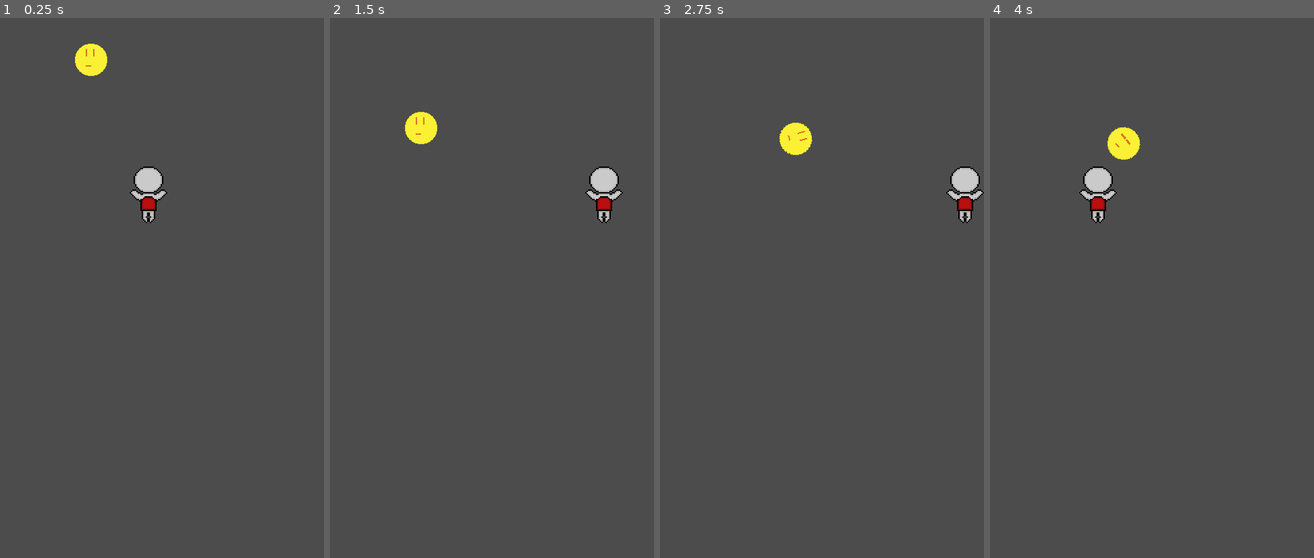
Above: before the commit, frames 1-4 (left to right).
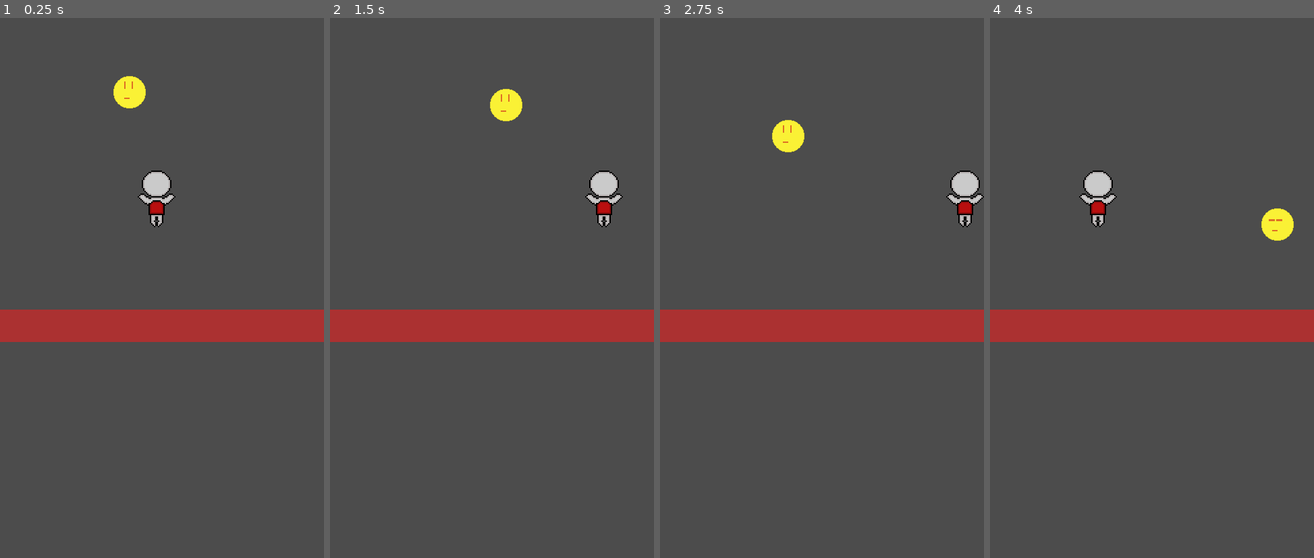
Above: after the commit, the same moments.

Repository: KaufmanDeveloper/gravity-flyer
Game: Godot game, scene res://maps/Test.tscn
The game is run twice, just before and just after one commit, with the same random seed, the same clock (stepped at 60 frames per second) and the same inputs.
Inputs:
- Up to frame 1 (0.25 s): no input
- Up to frame 2 (1.5 s): hold Right (ui_right) 0.53-1.28 s; hold Left (ui_left) from 1.28 s (still down)
- Up to frame 3 (2.75 s): release Left (ui_left) at 2.03 s; hold Right (ui_right) from 2.03 s (still down)
- Up to frame 4 (4 s): release Right (ui_right) at 3.53 s; hold Left (ui_left) from 3.53 s (still down)

The runs differ from the first frame. In frame 1, 7.7% of the frame differs, in the area x 0-100%, y 4-60%; in frame 2, 7.4%; in frame 3, 6.8%; in frame 4, 7.4%.

Commit message:
feat: Create spawner object

Diff:
--- /dev/null
+++ b/Gravity Flyer/Spawner.gd
@@ -0,0 +1,9 @@
+extends Node
+
+var timer = 0
+
+func _ready():
+	var sun = preload("res://enemies/Sun.tscn")
+	var sunInstance = sun.instance()
+	sunInstance.add_to_group(str(sunInstance.get_name(), self))
+	add_child(sunInstance)
--- a/Gravity Flyer/enemies/Sun.gd
+++ b/Gravity Flyer/enemies/Sun.gd
@@ -4,5 +4,14 @@
 # var a = 2
 # var b = "textvar"
 
+var offset = Vector2(0, 0)
+var impulse = Vector2(400, 20)
+var startingPosition = Vector2(100, 100)
+
 func _ready():
 	$Animation.play("idle")
+	apply_movement()
+	position = startingPosition
+
+func apply_movement():
+	apply_impulse(offset, impulse)
--- a/Gravity Flyer/enemies/Sun.tscn
+++ b/Gravity Flyer/enemies/Sun.tscn
@@ -27,16 +27,16 @@
 custom_solver_bias = 0.0
 radius = 25.0
 
-[node name="Sun" type="RigidBody2D" index="0"]
+[node name="Sun" type="RigidBody2D"]
 
 input_pickable = false
 collision_layer = 1
 collision_mask = 1
 mode = 0
-mass = 1.0
-friction = 1.0
-bounce = 0.0
-gravity_scale = 1.0
+mass = 0.5
+friction = 0.0
+bounce = 1.0
+gravity_scale = 2.0
 custom_integrator = false
 continuous_cd = 0
 contacts_reported = 0
@@ -48,7 +48,6 @@
 angular_velocity = 0.0
 angular_damp = -1.0
 script = ExtResource( 1 )
-_sections_unfolded = [ "Applied Forces" ]
 
 [node name="Animation" type="AnimationPlayer" parent="." index="0"]
 
--- a/Gravity Flyer/maps/Test.tscn
+++ b/Gravity Flyer/maps/Test.tscn
@@ -2,13 +2,13 @@
 
 [ext_resource path="res://player/Player.tscn" type="PackedScene" id=1]
 [ext_resource path="res://environment/Wall.tres" type="TileSet" id=2]
-[ext_resource path="res://enemies/Sun.tscn" type="PackedScene" id=3]
+[ext_resource path="res://system/Spawner.tscn" type="PackedScene" id=3]
 
-[node name="Node" type="Node"]
+[node name="Node" type="Node" index="0"]
 
 [node name="Player" parent="." index="0" instance=ExtResource( 1 )]
 
-position = Vector2( 220.218, 267.994 )
+position = Vector2( 232.277, 274.023 )
 scale = Vector2( 2, 2 )
 _sections_unfolded = [ "Transform", "Z Index" ]
 
@@ -30,8 +30,9 @@
 collision_mask = 1
 occluder_light_mask = 1
 format = 1
-tile_data = PoolIntArray( 65535, 0, 0, 10, 0, 0, 131071, 0,  …(190 unchanged characters)… , 0, 0, 524298, 0, 0, 655359, 0, 0, 589834, 0, 0, 720895, 0, 0, 655370, 0, 0, 78 …(169 unchanged characters)…
+tile_data = PoolIntArray( 65535, 0, 0, 10, 0, 0, 131071, 0,  …(190 unchanged characters)… , 0, 0, 524298, 0, 0, 655359, 0, 0, 589824, 0, 0, 589825, 0, 0, 589826, 0, 0, 589827, 0, 0, 589828, 0, 0, 589829, 0, 0, 589830, 0, 0, 589831, 0, 0, 589832, 0, 0, 589833, 0, 0, 589834, 0, 0, 720895, 0, 0, 655370, 0, 0, 78 …(169 unchanged characters)…
+__meta__ = {
+"_edit_lock_": true
+}
 
-[node name="Sun" parent="." index="2" instance=ExtResource( 3 )]
-
-position = Vector2( 135.095, 59.2198 )
+[node name="Spawner" parent="." index="2" instance=ExtResource( 3 )]
--- a/Gravity Flyer/project.godot
+++ b/Gravity Flyer/project.godot
@@ -18,6 +18,7 @@
 
 window/size/width=480
 window/size/height=800
+window/handheld/orientation="portrait"
 window/stretch/mode="2d"
 window/stretch/aspect="keep"
 
--- /dev/null
+++ b/Gravity Flyer/system/Spawner.tscn
@@ -0,0 +1,7 @@
+[gd_scene load_steps=2 format=2]
+
+[ext_resource path="res://Spawner.gd" type="Script" id=1]
+
+[node name="Spawner" type="Node"]
+
+script = ExtResource( 1 )
